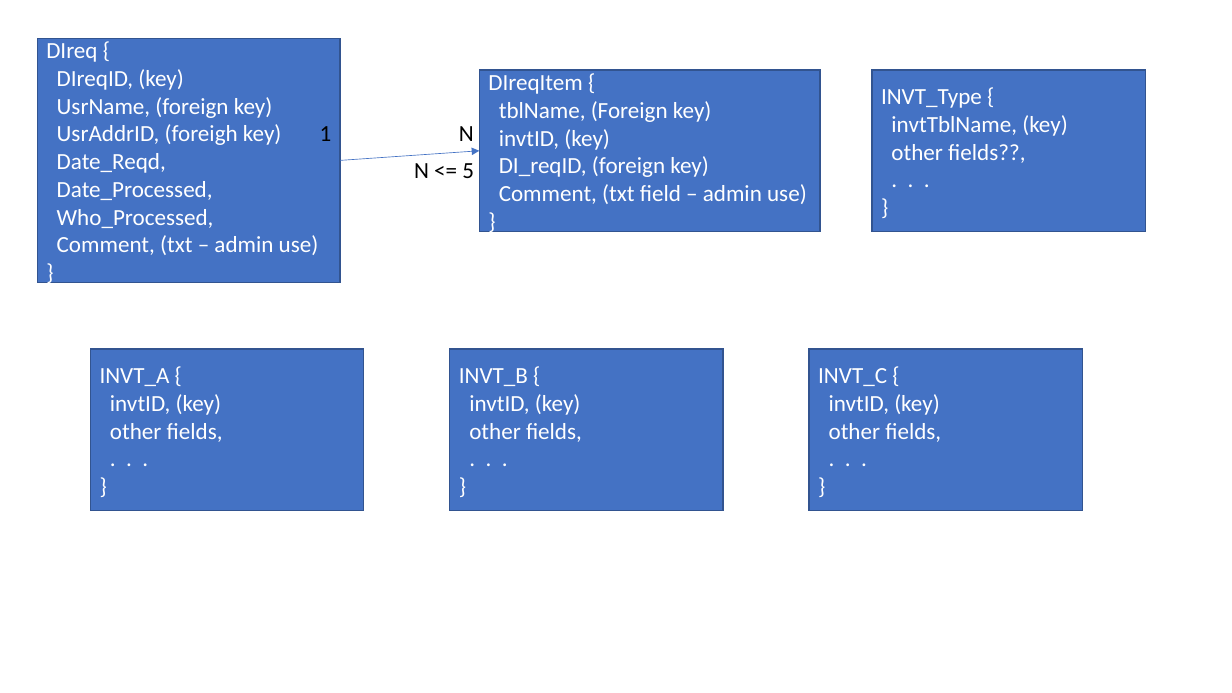
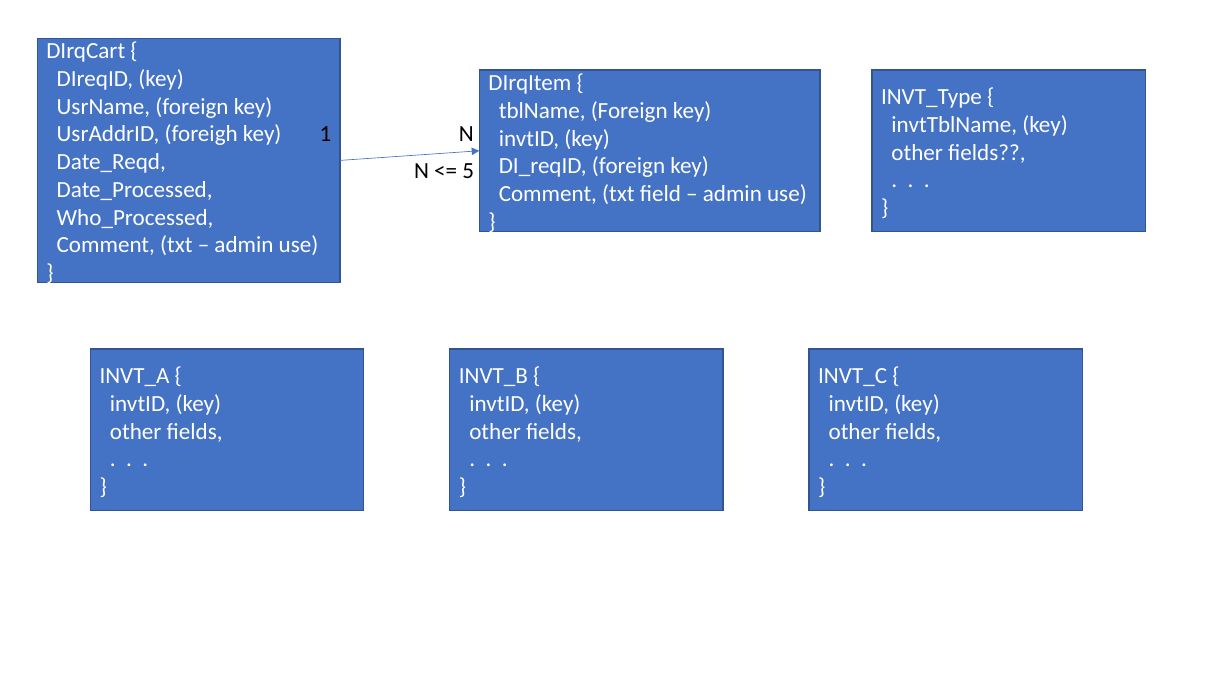
Before and after one commit to Bert-Tan/PLC-PaiWei, a slide deck: slide 2 of DharmaItems/Data_ER.pptx. Drawn at 1232x693 pixels with LibreOffice and Linux fonts; fonts in the diff are those of the drawing. Boxes give left, top, right and bottom in pixels: in the first picture for what was removed or moved away, otherwise in the second. Text is boxed around its words. In the diff, an @@ line names an element or a change of style, - is before the commit and + after.

```diff
--- a/DharmaItems/Data_ER.pptx
+++ b/DharmaItems/Data_ER.pptx
@@ text in rectangle at [46,43,125,62]: text changed @@
-DIreq {
+DIrqCart {
@@ text in rectangle at [488,75,571,94]: text changed @@
-DIreqItem {
+DIrqItem {
```
Also in this commit, not shown: 1 other file.
